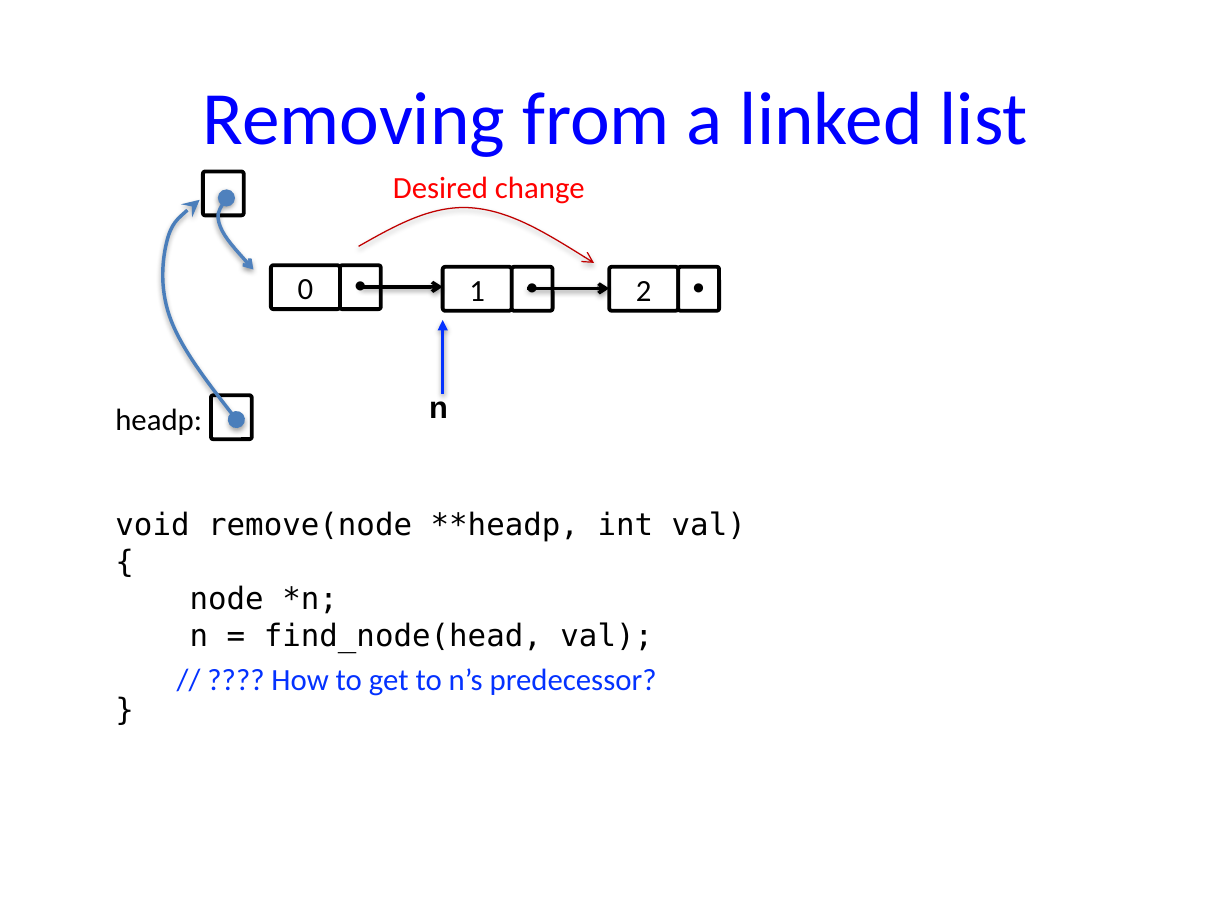
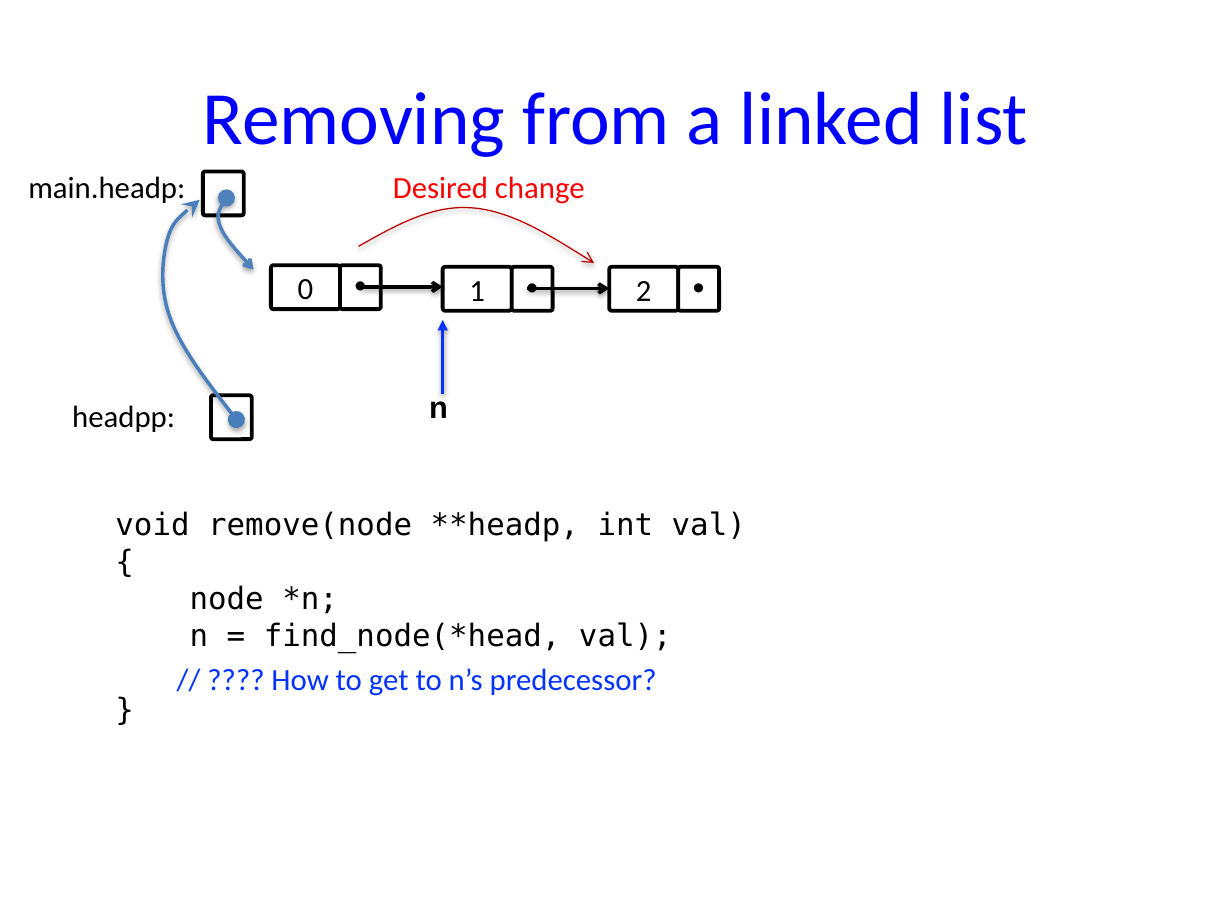
Before and after one commit to NYU-CSO/nyu-cso.github.io, a slide deck: slide 19 of notes/06-struct-malloc.pptx. Drawn at 1232x924 pixels with LibreOffice and Linux fonts; fonts in the diff are those of the drawing. Boxes give left, top, right and bottom in pixels: in the first picture for what was removed or moved away, otherwise in the second. Text is boxed around its words. In the diff, an @@ line names an element or a change of style, - is before the commit and + after.

```diff
--- a/notes/06-struct-malloc.pptx
+++ b/notes/06-struct-malloc.pptx
@@ text added at (28, 176, 185, 205), 18 pt, text #000000 @@
+main.headp:
@@ text at (72, 405, 175, 432): text changed @@
-headp:
+headpp:
@@ text at (190, 622, 672, 653): text changed @@
-n = find_node(head, val);
+n = find_node(*head, val);
```
Also in this commit, not shown: 6 other slides changed, 1 other file.
